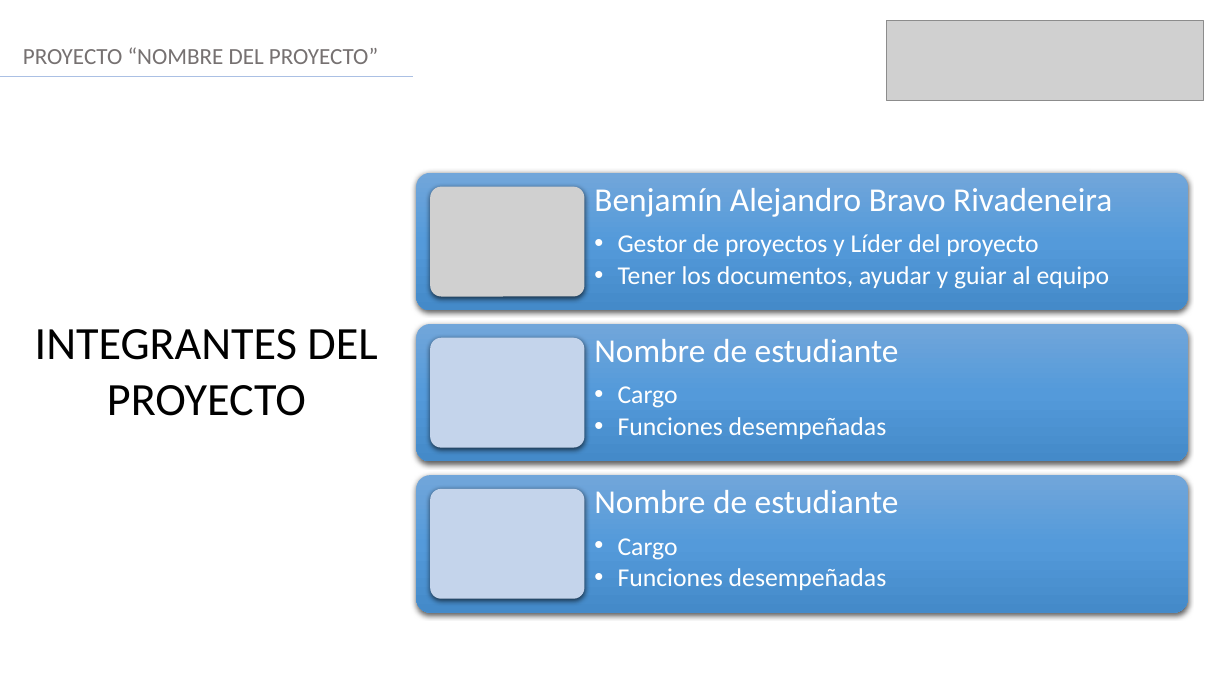
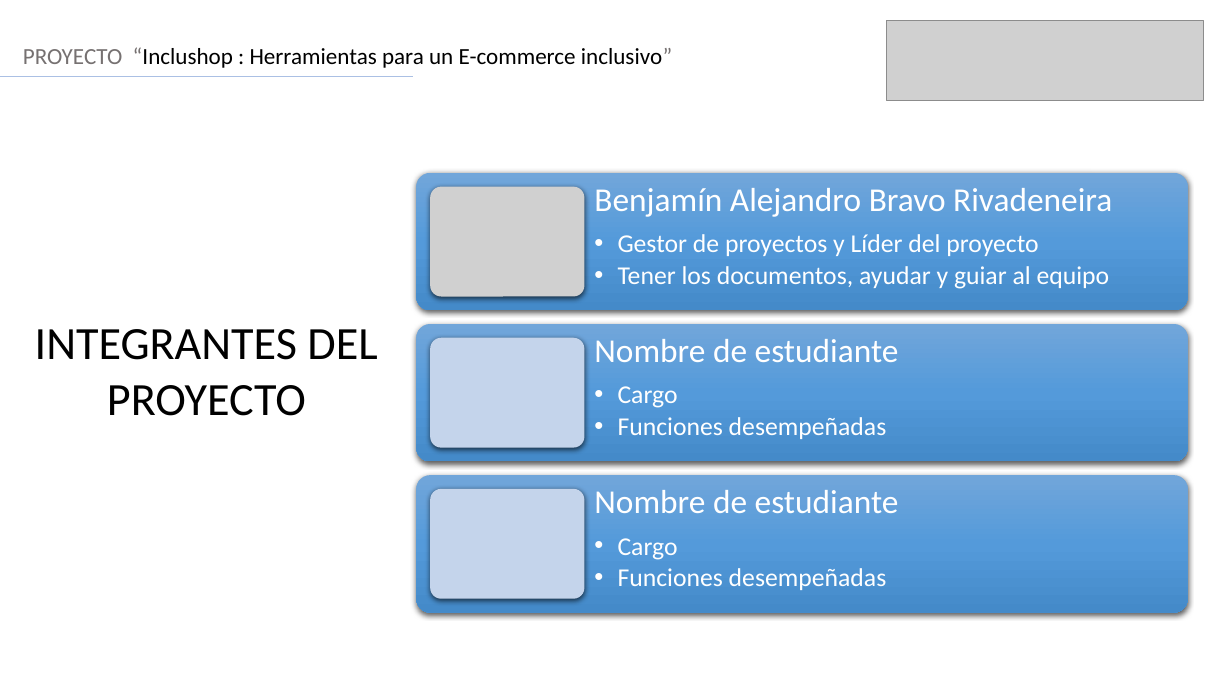
Before and after one commit to FelipeMunhoz18/FelipeMunhoz18-Bravo-Vargas-Munoz-Docs, a slide deck: slide 2 of Fase 3/Evidencias Grupales/Formato Presentación final.pptx. Drawn at 1232x693 pixels with LibreOffice and Linux fonts; fonts in the diff are those of the drawing; grey boxes stand for pictures. Boxes give left, top, right and bottom in pixels: in the first picture for what was removed or moved away, otherwise in the second. Text is boxed around its words. In the diff, an @@ line names an element or a change of style, - is before the commit and + after.

```diff
--- a/Fase 3/Evidencias Grupales/Formato Presentación final.pptx
+++ b/Fase 3/Evidencias Grupales/Formato Presentación final.pptx
@@ text at (23,47,672,68): text changed; text colour #767171 to #000000 @@
-PROYECTO “NOMBRE DEL PROYECTO”
+PROYECTO “Inclushop : Herramientas para un E-commerce inclusivo”
```
Also in this commit, not shown: 2 other slides changed.
